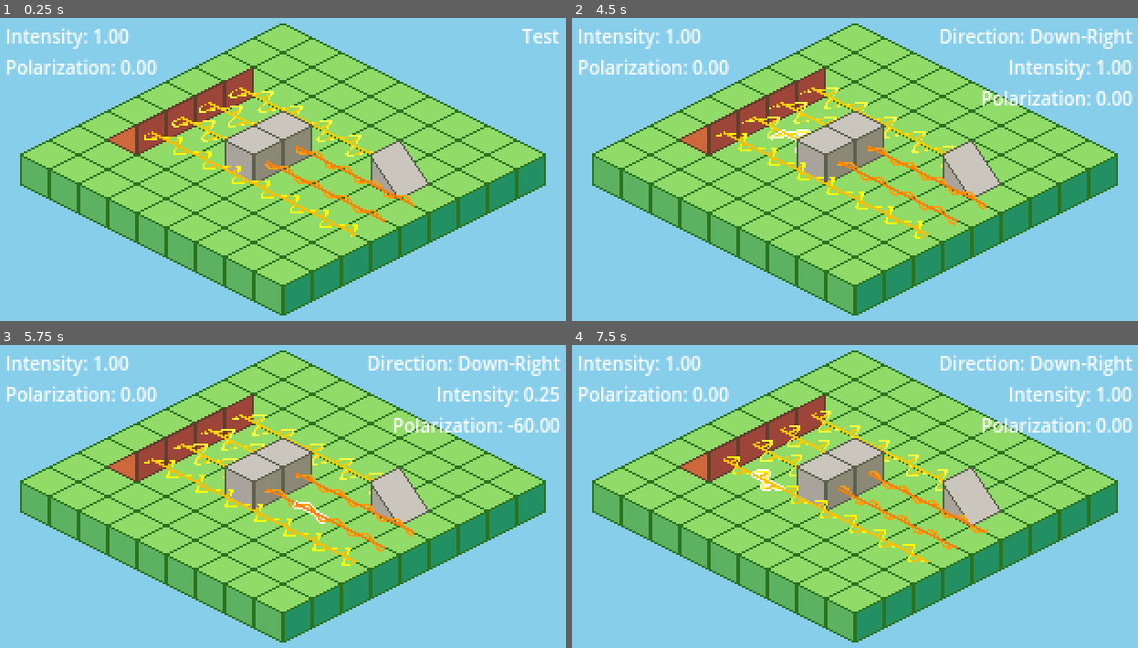
Above: before the commit, frames 1-4 (two rows, left to right).
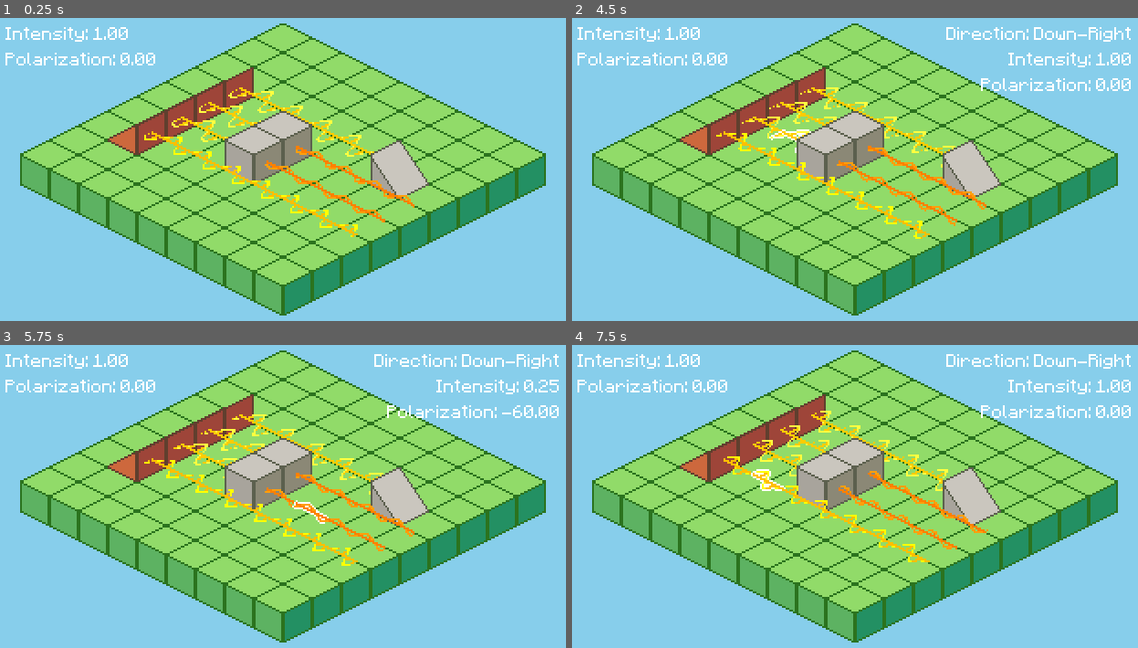
Above: after the commit, the same moments.

Repository: joshmoritty/polarization-puzzle
Game: Godot game, scene res://scenes/game.tscn
Same seed, same stepped clock (60 frames per second), same inputs: the game is played once before the commit and once after it.
Inputs (mouse positions are in pixels of both pictures, inside the frame that each line leads up to):
- Up to frame 1 (0.25 s): no input
- Up to frame 2 (4.5 s): move the mouse to (985, 157) at 0.52 s; click (985, 157) at 0.67 s; drag from (736, 190) to (770, 96) at 1.27 s; move the mouse to (911, 99) at 2.02 s; click (911, 99) at 2.17 s; drag from (826, 239) to (826, 154) at 2.77 s; move the mouse to (1030, 221) at 3.52 s; click (1030, 221) at 3.67 s; drag from (679, 124) to (973, 169) at 4.27 s
- Up to frame 3 (5.75 s): move the mouse to (311, 499) at 5.02 s; click (311, 499) at 5.17 s
- Up to frame 4 (7.5 s): drag from (770, 417) to (883, 481) at 5.77 s; move the mouse to (985, 484) at 6.52 s; click (985, 484) at 6.67 s; drag from (736, 517) to (798, 408) at 7.27 s

The runs differ from the first frame. In frame 1, 1.6% of the frame differs, in the area x 0-99%, y 3-19%; in frame 2, 4.1%; in frame 3, 4.2%, in the area x 0-100%, y 3-29%; in frame 4, 4.1%.

Commit message:
feat: change font

Diff:
--- /dev/null
+++ b/assets/shaders/2d_outline.gdshader
@@ -0,0 +1,26 @@
+shader_type canvas_item;
+
+uniform vec4 color: source_color = vec4(1.0, 1.0, 1.0, 1.0);
+uniform float thickness: hint_range(0.0, 5.0) = 1.0;
+
+float is_solid(float value) {
+	return max(0.0, sign(value));
+}
+
+float has_solid_neighbor(sampler2D texture_sample, vec2 uv_coord, vec2 pixel_size) {
+	vec2 offset = thickness * pixel_size;
+	float sum_alpha = texture(texture_sample, uv_coord + vec2(1.0, 0.0) * offset).a
+		+ texture(texture_sample, uv_coord + vec2(-1.0, 0.0) * offset).a
+		+ texture(texture_sample, uv_coord + vec2(0.0, 1.0) * offset).a
+		+ texture(texture_sample, uv_coord + vec2(0.0, -1.0) * offset).a;
+	return is_solid(sum_alpha);
+}
+
+void fragment() {
+	if (abs(COLOR.a) < 0.0001) {
+		float outline_mask = has_solid_neighbor(TEXTURE, UV, TEXTURE_PIXEL_SIZE);
+		if (outline_mask > 0.0) {
+			COLOR = color;
+		}
+	}
+}
--- /dev/null
+++ b/assets/shaders/sine.gdshader
@@ -0,0 +1,58 @@
+shader_type spatial;
+render_mode blend_mix, cull_disabled, unshaded;
+
+uniform float wavelength = 0.443;     // world units per cycle (mesh-relative)
+instance uniform float amplitude = 0.4;     // wave height (in UV units vertically)
+uniform float speed = 10.0;          // animation speed
+
+instance uniform vec4 wave_color      : source_color = vec4(1.0, 1.0, 0.0, 1.0); // sine wave
+instance uniform vec4 connector_color : source_color = vec4(1.0, 0.75, 0.0, 1.0); // vertical connectors
+instance uniform vec4 axis_color      : source_color = vec4(1.0, 0.75, 0.0, 1.0); // horizontal axis
+
+uniform float pixel_thickness = 0.5; // thickness in screen pixels
+uniform int connector_n = 4;         // number of connectors per wavelength
+
+varying vec3 vertex_local;
+
+void vertex() {
+    vertex_local = VERTEX;
+}
+
+void fragment() {
+    // --- Sine wave ---
+    float wave = 0.5 + amplitude * sin((vertex_local.x / wavelength) * 2.0 * PI + TIME * speed);
+
+    float dist_curve = abs(UV.y - wave);
+    float pixel_size_y = fwidth(UV.y);
+    float uv_thickness = pixel_thickness * pixel_size_y;
+    float mask_curve = 1.0 - step(uv_thickness, dist_curve);
+
+    // --- Vertical connector lines ---
+    float interval = wavelength / float(connector_n);
+    float mod_x = abs(mod(vertex_local.x, interval));
+    float dist_interval = min(mod_x, interval - mod_x);
+    float pixel_size_x = fwidth(vertex_local.x);
+    float x_thickness = pixel_thickness * pixel_size_x;
+    float mask_xline = 1.0 - step(x_thickness, dist_interval);
+
+    float y_min = min(0.5, wave);
+    float y_max = max(0.5, wave);
+    float in_band = step(y_min, UV.y) * step(UV.y, y_max);
+    float mask_connectors = mask_xline * in_band;
+
+    // --- Horizontal axis line at y = 0.5 ---
+    float dist_axis = abs(UV.y - 0.5);
+    float mask_axis = 1.0 - step(uv_thickness, dist_axis);
+
+    // --- Base color: connector layer ---
+    vec4 col = connector_color * mask_connectors;
+
+    // wave overrides connectors
+    col = mix(col, wave_color, mask_curve);
+
+    // axis overrides wave
+    col = mix(col, axis_color, mask_axis);
+
+    ALBEDO = col.rgb;
+    ALPHA  = col.a;
+}
--- a/scenes/game.tscn
+++ b/scenes/game.tscn
@@ -1,7 +1,8 @@
 [gd_scene load_steps=67 format=4 uid="uid://c2bso81u5xov"]
 
 [ext_resource type="Script" uid="uid://buo0k0a1ucb80" path="res://scripts/controller.gd" id="1_lbhrr"]
-[ext_resource type="Shader" uid="uid://gsi3gl42edff" path="res://assets/sine.gdshader" id="2_iywne"]
+[ext_resource type="Shader" uid="uid://q3q37ots3iul" path="res://assets/sine.gdshader" id="2_iywne"]
+[ext_resource type="FontFile" uid="uid://b7majbdgh2of0" path="res://assets/fonts/Minecraftia-Regular.ttf" id="2_kvpfn"]
 [ext_resource type="Texture2D" uid="uid://yuoce8fhr0w0" path="res://assets/isometric-sandbox-sheet.png" id="3_p57ef"]
 [ext_resource type="Script" uid="uid://chhdq05d72ddm" path="res://scripts/source.gd" id="4_u5sy4"]
 [ext_resource type="Script" uid="uid://nsybol5vh4m7" path="res://scripts/filter.gd" id="5_iywne"]
@@ -11,11 +12,10 @@
 [ext_resource type="Script" uid="uid://ccipymiuceyxj" path="res://scripts/camera.gd" id="7_u5sy4"]
 [ext_resource type="Texture2D" uid="uid://kum6enib4nis" path="res://assets/object_sprites/source_DOWN_RIGHT.png" id="9_dinhu"]
 
-[sub_resource type="SystemFont" id="SystemFont_p57ef"]
-
 [sub_resource type="LabelSettings" id="LabelSettings_p57ef"]
-font = SubResource("SystemFont_p57ef")
-font_size = 10
+line_spacing = 0.0
+font = ExtResource("2_kvpfn")
+font_size = 8
 
 [sub_resource type="ShaderMaterial" id="ShaderMaterial_iywne"]
 render_priority = 0
@@ -531,7 +531,6 @@
 offset_right = -8.0
 offset_bottom = 48.0
 grow_horizontal = 0
-text = "Test"
 label_settings = SubResource("LabelSettings_p57ef")
 horizontal_alignment = 2
 
Not shown, changed: assets/2d_outline.gdshader.uid
Binary file added: assets/fonts/Minecraftia-Regular.ttf
Not shown, added: assets/fonts/Minecraftia-Regular.ttf.import
Not shown, added: assets/shaders/2d_outline.gdshader.uid
Not shown, added: assets/shaders/sine.gdshader.uid
Not shown, changed: assets/sine.gdshader.uid
